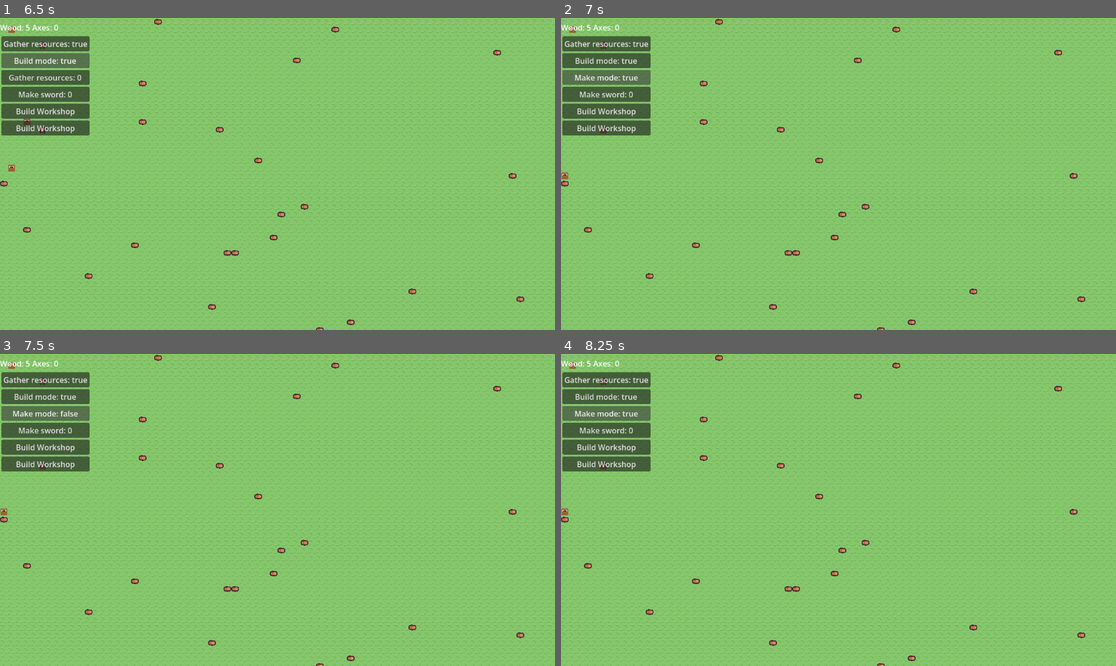
Above: before the commit, frames 1-4 (two rows, left to right).
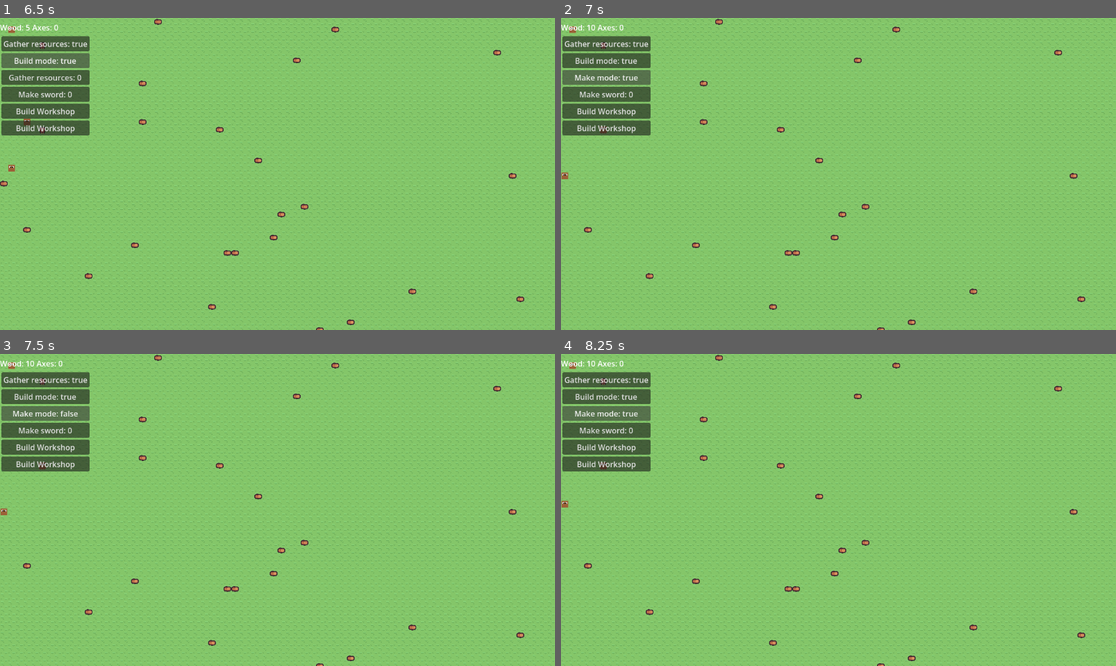
Above: after the commit, the same moments.

Repository: amandodaw/zd-prototype
Game: Godot game, scene res://scenes/world.tscn
Two runs of this game, one before a commit and one after it. Both use one fixed random seed, a clock stepped at 60 frames per second and the inputs below.
Inputs:
- Up to frame 1 (6.5 s): click "Build Workshop" at 0.5 s; click "Build Workshop" at 1.25 s; click "Gather resources: 0" at 2 s; click "Gather resources: true" at 2.75 s; click "Gather resources: false" at 3.5 s; click "Gather resources: 0" at 4.25 s; click "Build mode: true" at 5 s; click "Build mode: false" at 5.75 s
- Up to frame 2 (7 s): click "Gather resources: 0" at 6.5 s
- Up to frame 3 (7.5 s): click "Make mode: true" at 7.25 s
- Up to frame 4 (8.25 s): click "Make mode: false" at 8 s

Frame 1 is identical in both runs. In frame 2, 0.1% of the frame differs, in the area x 0-12%, y 2-55%; in frame 3, 0.1%; in frame 4, 0.2%.

Commit message:
Solucionados bugs de build y gather. Build comprueba si la tarea sigue activa antes de seguir construyendo

Diff:
--- a/scripts/components/city_component.gd
+++ b/scripts/components/city_component.gd
@@ -14,7 +14,8 @@
 var tasks : Dictionary[int, bool] = {
 	Tasks.GATHER_RESOURCES : false,
 	Tasks.BUILD : false,
-	Tasks.MAKE : false
+	Tasks.MAKE : false,
+	Tasks.IDLE : false
 }
 
 var build_orders : Dictionary[Vector2i, String] = {}
--- a/scripts/human.gd
+++ b/scripts/human.gd
@@ -57,10 +57,12 @@
 
 	if  check_job_count >= check_job_timer:
 		check_job_count = 0
-
+		if current_job != city_comp.Tasks.IDLE and city_comp.tasks[current_job]:
+			return
 		if city_comp.tasks[city_comp.Tasks.BUILD]:
-			current_job = city_comp.Tasks.BUILD
-			return
+			if take_build_action():
+				current_job = city_comp.Tasks.BUILD
+				return
 		if city_comp.tasks[city_comp.Tasks.MAKE]:
 			current_job = city_comp.Tasks.MAKE
 			return
@@ -98,7 +100,6 @@
 			return
 		reserve_target()
 		set_astar_path()
-	#print("posicion: ", grid_pos, " adyacente: ", adyacent_target_pos, " target: ", target_pos)
 	if grid_pos == adyacent_target_pos:
 		elements_map.erase_cell(target_pos)
 		city_comp.entities.erase(target_pos)
@@ -112,14 +113,11 @@
 # ------------------------------------------------
 
 func build(delta: float) -> void:
-	if target_pos == INVALID:
-		if not take_build_action():
-			print("no build order to take")
-			reset_job()
-			return
-		reserve_target()
-		set_astar_path()
-	#print("posicion: ", grid_pos, " adyacente: ", adyacent_target_pos, " target: ", target_pos)
+
+	if !city_comp.tasks[city_comp.Tasks.BUILD]:
+		reset_job()
+		return
+
 	if grid_pos == target_pos:
 		print("building brr brr")
 
@@ -130,7 +128,12 @@
 		if build_order not in city_comp.reserved_tiles:
 			target_pos = build_order
 			adyacent_target_pos = choose_adjacent(build_order)
+			reserve_target()
+			set_astar_path()
 			return true
+
+	print("no build order to take")
+	reset_job()
 	return false
 
 # ------------------------------------------------
